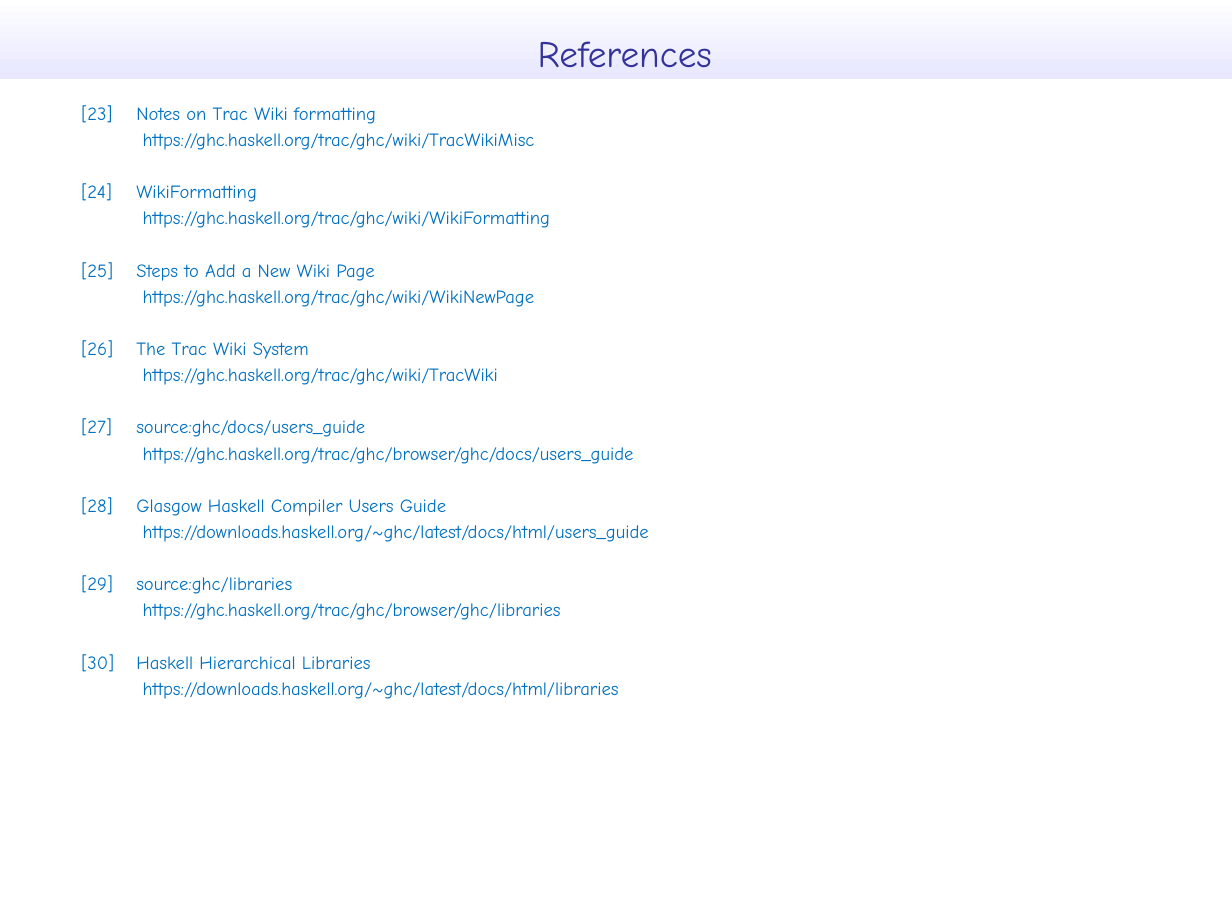
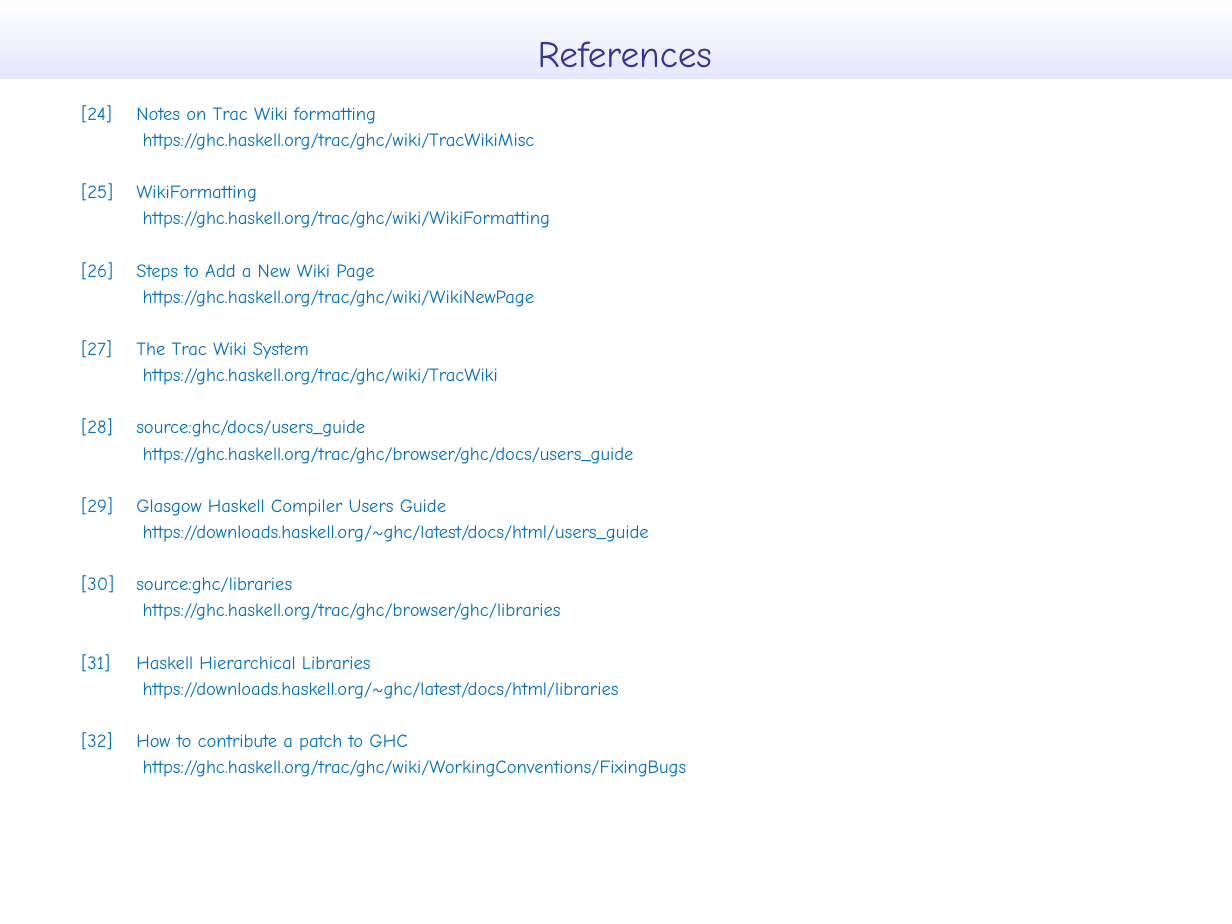
Before and after one commit to takenobu-hs/ghc-development-flow, a slide deck: slide 22 of src/ghc_development_flow.pptx. Drawn at 1232x924 pixels with LibreOffice and Linux fonts; fonts in the diff are those of the drawing. Boxes give left, top, right and bottom in pixels: in the first picture for what was removed or moved away, otherwise in the second. Text is boxed around its words. In the diff, an @@ line names an element or a change of style, - is before the commit and + after.

```diff
--- a/src/ghc_development_flow.pptx
+++ b/src/ghc_development_flow.pptx
@@ text at (81,105,376,124): text changed @@
-[23] Notes on Trac Wiki formatting
+[24] Notes on Trac Wiki formatting
@@ text at (81,183,257,202): text changed @@
-[24] WikiFormatting
+[25] WikiFormatting
@@ text at (81,262,374,281): text changed @@
-[25] Steps to Add a New Wiki Page
+[26] Steps to Add a New Wiki Page
@@ text at (81,340,309,359): text changed @@
-[26] The Trac Wiki System
+[27] The Trac Wiki System
@@ text at (81,418,365,437): text changed @@
-[27] source:ghc/docs/users_guide
+[28] source:ghc/docs/users_guide
@@ text at (81,497,446,516): text changed @@
-[28] Glasgow Haskell Compiler Users Guide
+[29] Glasgow Haskell Compiler Users Guide
@@ text at (81,575,292,594): text changed @@
-[29] source:ghc/libraries
+[30] source:ghc/libraries
@@ text at (81,654,371,672): text changed @@
-[30] Haskell Hierarchical Libraries
+[31] Haskell Hierarchical Libraries
@@ text at (81,732,687,777): paragraphs added @@
+[32] How to contribute a patch to GHC
+https://ghc.haskell.org/trac/ghc/wiki/WorkingConventions/FixingBugs
```
Also in this commit, not shown: 10 other slides changed, 2 other files.
